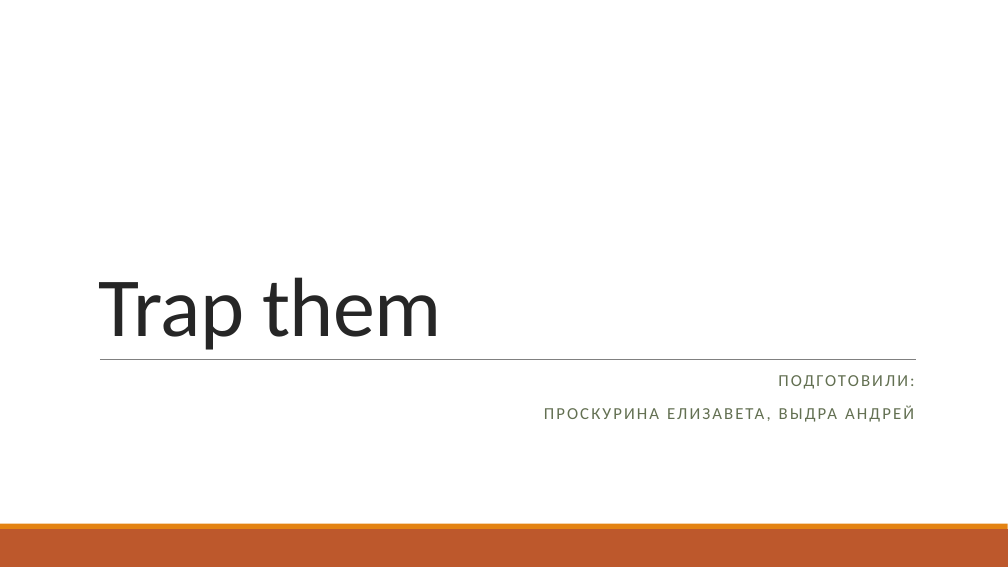
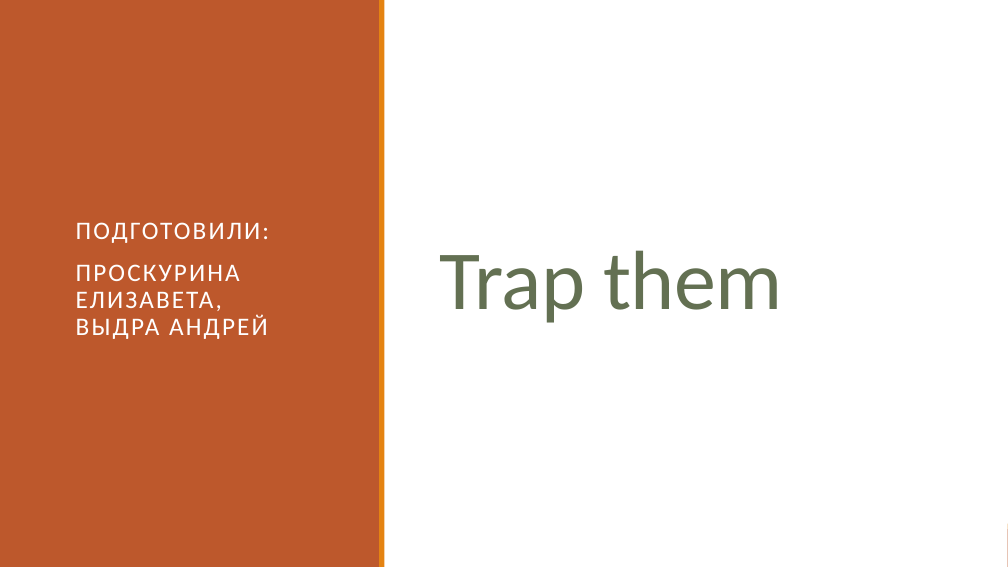
Before and after one commit to andreyvydra/trap_them, a slide deck: slide 1 of documentation/Trap them.pptx. Drawn at 1008x567 pixels with LibreOffice and Linux fonts; fonts in the diff are those of the drawing. Boxes give left, top, right and bottom in pixels: in the first picture for what was removed or moved away, otherwise in the second. Text is boxed around its words. In the diff, an @@ line names an element or a change of style, - is before the commit and + after.

```diff
--- a/documentation/Trap them.pptx
+++ b/documentation/Trap them.pptx
@@ rectangle added at bbox=[0, 0, 1008, 567], fill #FFFFFF @@
@@ rectangle added at bbox=[0, 0, 379, 567], fill #BD582C @@
@@ rectangle added at bbox=[379, 0, 384, 567], fill #E48312 @@
@@ title "Trap them": place and size @@
-title "Trap them" at bbox=[98, 277, 441, 350]
+title "Trap them" at bbox=[439, 250, 782, 323]
@@ title "Trap them" at bbox=[439, 250, 782, 323]: text colour #262626 to #637052; vertical alignment bottom to middle @@
@@ subtitle "ПОДГОТОВИЛИ:": place and size @@
-subtitle "ПОДГОТОВИЛИ:" at bbox=[91, 368, 923, 463]
+subtitle "ПОДГОТОВИЛИ:" at bbox=[76, 222, 270, 339]
@@ subtitle "ПОДГОТОВИЛИ:" at bbox=[76, 222, 270, 339]: size 16 to 24 pt, text colour #637052 to #FFFFFF; alignment right to left; vertical alignment top to middle @@
@@ line removed from (100, 359) to (917, 359) @@
```
Also in this commit, not shown: 4 other slides changed, 1 slide added.
